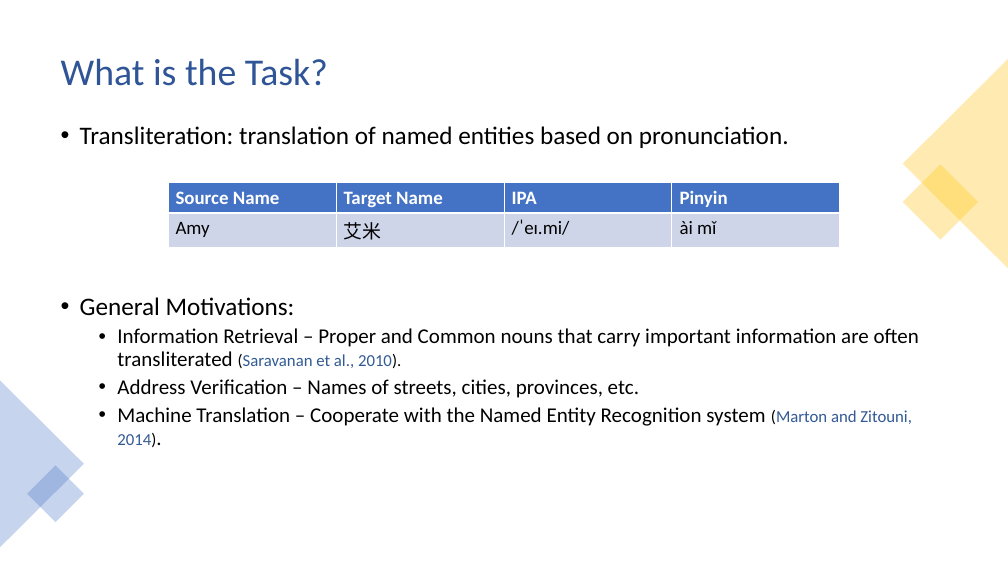
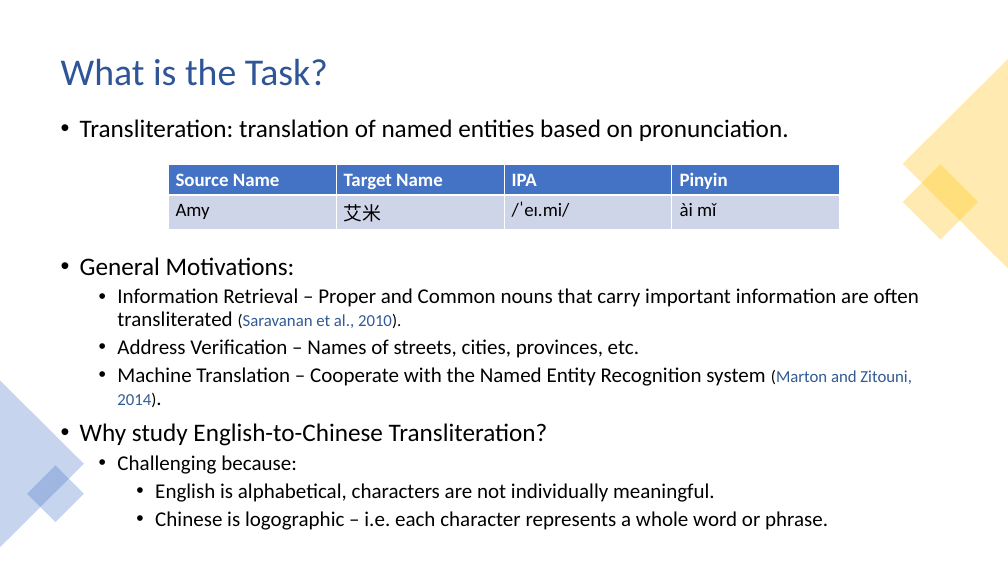
Before and after one commit to Lawhy/Lawhy.github.io, a slide deck: slide 2 of materials/aacl_presentation.pptx. Drawn at 1008x567 pixels with LibreOffice and Linux fonts; fonts in the diff are those of the drawing. Boxes give left, top, right and bottom in pixels: in the first picture for what was removed or moved away, otherwise in the second. Text is boxed around its words. In the diff, an @@ line names an element or a change of style, - is before the commit and + after.

```diff
--- a/materials/aacl_presentation.pptx
+++ b/materials/aacl_presentation.pptx
@@ text "Transliteration: translation of named entities ...": place and size @@
-text "Transliteration: translation of named entities ..." at [80,126,919,447]
+text "Transliteration: translation of named entities ..." at [80,119,919,530]
@@ table: place and size @@
-table at [168,182,839,244]
+table at [168,164,839,226]
@@ text at [80,423,828,530]: paragraphs added @@
+• Why study English-to-Chinese Transliteration?
+  • Challenging because:
+    • English is alphabetical, characters are not individually meaningful.
+    • Chinese is logographic – i.e. each character represents a whole word or phrase.
```
Also in this commit, not shown: 9 other slides changed, 2 slides added, 2 slides removed.
